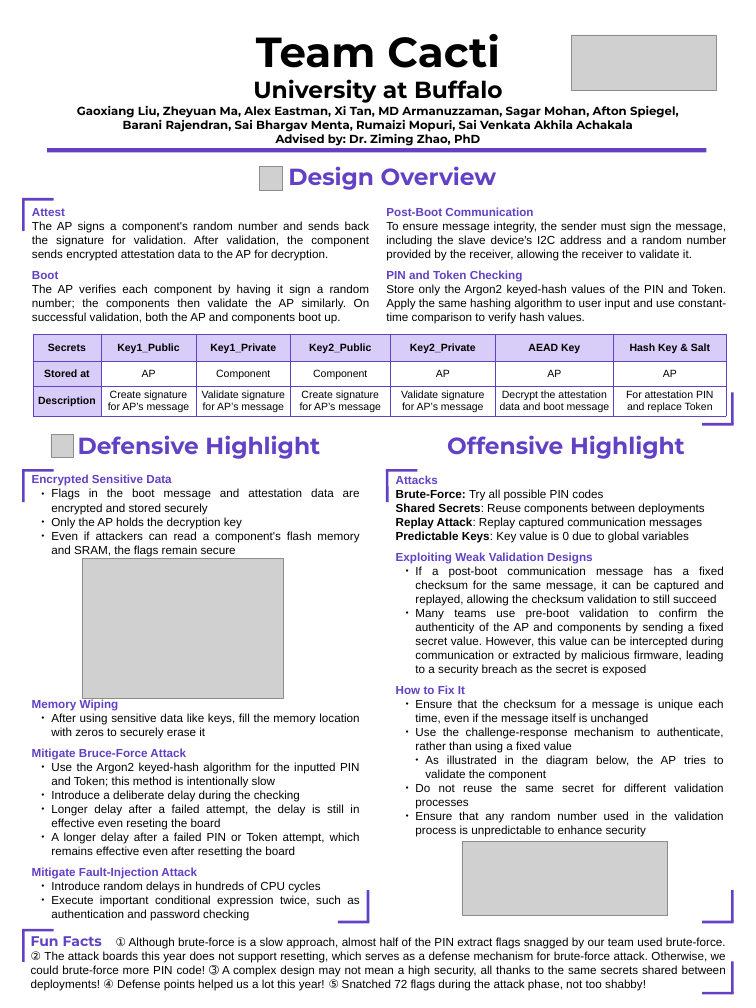
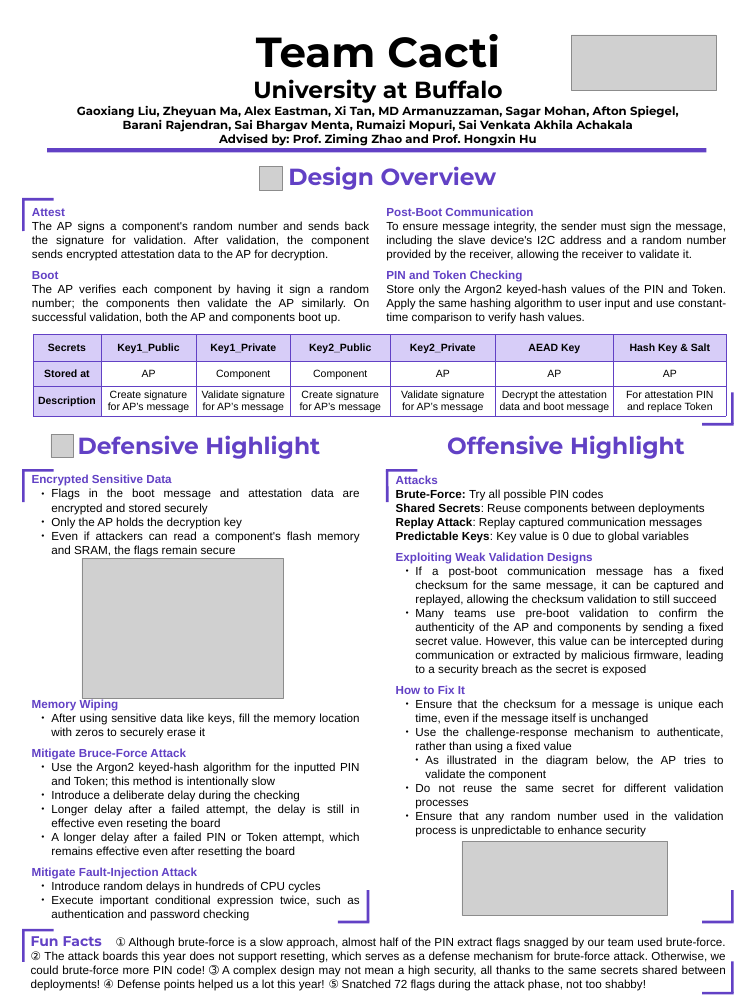
Before and after one commit to CactiLab/2024-ectf-ub-cacti-design, a slide deck: slide 1 of poster/2024 eCTF Poster Template (copy).pptx. Drawn at 756x1008 pixels with LibreOffice and Linux fonts; fonts in the diff are those of the drawing; grey boxes stand for pictures; background and template pictures are left out. Boxes give left, top, right and bottom in pixels: in the first picture for what was removed or moved away, otherwise in the second. Text is boxed around its words. In the diff, an @@ line names an element or a change of style, - is before the commit and + after.

Commit message:
poster minor

```diff
--- a/poster/2024 eCTF Poster Template (copy).pptx
+++ b/poster/2024 eCTF Poster Template (copy).pptx
@@ text at (219,131,536,146): text changed @@
-Advised by: Dr. Ziming Zhao, PhD
+Advised by: Prof. Ziming Zhao and Prof. Hongxin Hu
```
Also in this commit, not shown: 1 other file.
